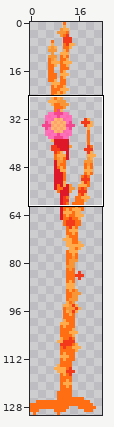
Sprite sheet, stored at sprites/misc/trees/orange/tree_20.png. Above, an overview of the earlier version with the close-up marked.
Close-up. Old version:
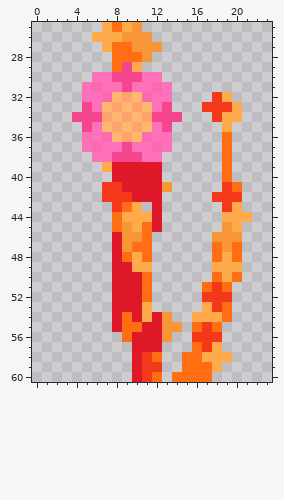
The file is 24x131 pixels. Shown: x 0..23, y 25..60.
The same view after the edit:
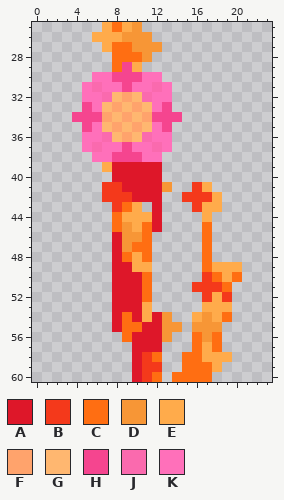
Palette (. is transparent): A #de1729  B #f4391b  C #ff6e12  D #f79636  E #ffab4b  F #ffa36c  G #ffb770  H #f5458f  J #fa6aae  K #ff70ba
Change:
There is now colour B in row 41 at x 16; in row 42 at x 15 to 17; in row 43 at x 16; in row 50 at x 17; in row 51 at x 16.
The edit turns colour C into colour B in row 51 at x 17.
There is now colour C in rows 45 to 49 at x 17.
The edit turns colour B into colour C in row 56 at x 16 and 18.
The edit turns colour E into colour C in row 57 at x 18.
The edit turns colour B into colour D in rows 55 to 56 at x 17.
The edit turns colour C into colour D in row 55 at x 16 and 18.
The edit turns colour E into colour D in row 54 at x 17.
There is now colour E in row 41 at x 17; in row 43 at x 17 to 18; in row 44 at x 17.
The edit turns colour B into colour E in row 42 at x 18; in rows 52 to 53 at x 18; in row 57 at x 17.
The edit turns colour C into colour E in row 53 at x 19.
Colour B is removed in row 32 at x 18; in row 33 at x 17 to 19; in row 34 at x 18; in row 41 at x 19; in row 42 at x 19 to 20; in row 43 at x 19.
Colour C is removed in rows 36 to 40 at x 19; in row 41 at x 20; in rows 47 to 48 at x 18 and 20.
Colour D is removed in row 45 at x 19; in row 46 at x 18 to 20; in row 47 at x 19.
Colour E is removed in row 32 at x 19; in row 33 at x 20; in row 34 at x 19 to 20; in row 35 at x 19; in row 43 at x 20; in row 44 at x 19 to 21.
Colour E is removed in row 45 at x 20; in row 48 at x 19.
Changed places in both close-ups, as pixel boxes (x1, y1, x2, y2):
changed: (182, 92, 252, 352)
